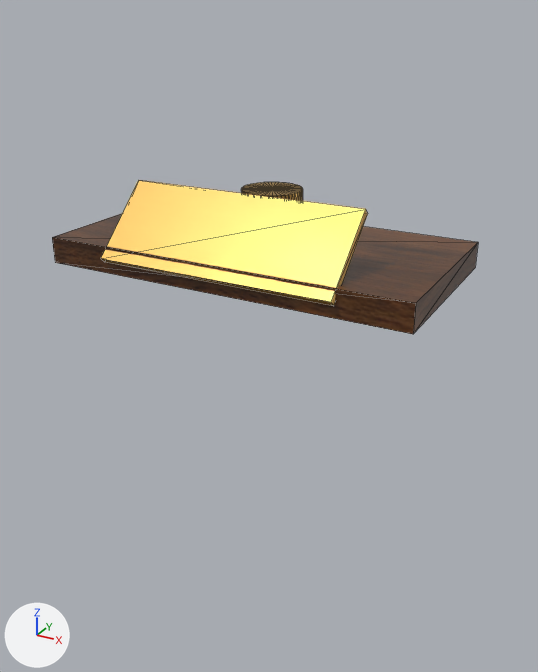
Two versions of the glTF model app/src/main/assets/models/selector.glb, one commit apart.
Before and after are seen from a 50 mm lens placed at (0.185, -0.336, 0.125), pointed at (-0.001, 0.004, -0.045). The lights are fixed; the arrows at lower left show +X, +Y and +Z. The first picture is the older version. Mesh edges are drawn as thin lines. Vertices at exactly the same position are counted once.

Script lines for the objects in view, before the commit:
```python
me_selector = bpy.data.meshes.new('selector')
me_selector.from_pydata(...)  # 168 vertices, 312 faces; spans x -0.1..0.1, y -0.059..0.045, z 0.0..0.042
# faces by material slot: [300, 12]
me_selector.materials.append(mat_brass)
me_selector.materials.append(mat_walnut)
ob_selector = bpy.data.objects.new('selector', me_selector)
ob_selector.location = (0.0, 0.0, 0.0)
```
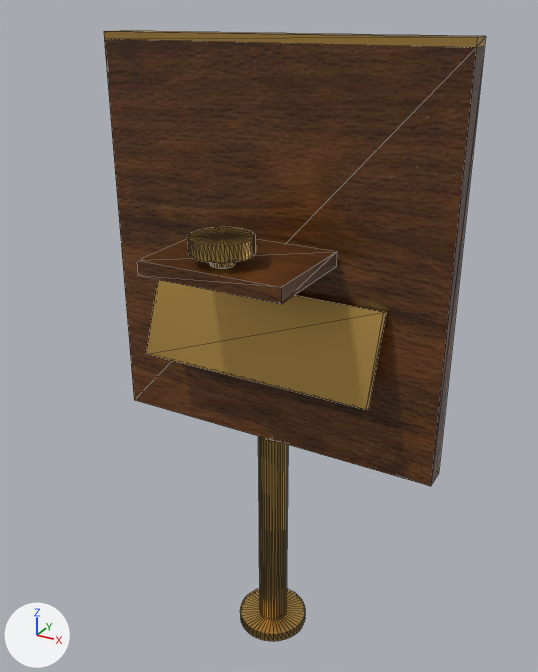
The change in detail:
me_selector is used by ob_selector; location (0.0, 0.0, 0.0).
me_selector had 168 vertices, 312 faces and spanned x -0.1..0.1, y -0.059..0.045, z 0.0..0.042.
me_selector now has 347 vertices, 656 faces and spans x -0.1..0.1, y -0.061..0.029, z -0.254..0.114.
me_selector part 1: the loose piece of 52 vertices spanning x -0.006..0.006, y -0.001..0.011, z 0.014..0.037 is scaled about its middle by (1, 1, 0.522), then moved by (0.0, -0.05, -0.008).
me_selector part 2: the loose piece of 100 vertices spanning x -0.016..0.016, y -0.011..0.021, z 0.031..0.039 is moved by (0.0, -0.05, -0.013).
me_selector part 3: the loose piece of 8 vertices spanning x -0.064..0.064, y -0.059..-0.022, z 0.006..0.042 is turned 26 degrees about the x axis through its middle and scaled by 1.07, then moved by (0.0, 0.029, -0.062).
me_selector part 4: a new loose piece, a box spanning x -0.04..0.04, y -0.06..0.0, z 0.004..0.012, in mat_walnut.
me_selector part 5: a new loose piece of 167 vertices spanning x -0.022..0.022, y -0.015..0.029, z -0.254..-0.11, in mat_brass.
me_selector part 6: the loose piece of 8 vertices spanning x -0.1..0.1, y -0.055..0.045, z 0.0..0.014 is deleted.
Part 7, on me_selector:
6 vertices are added at (-0.1, 0.0, 0.114), (-0.1, 0.014, 0.114), (-0.1, 0.014, 0.11), (-0.1, 0.0, 0.11), (-0.1, 0.014, -0.11), (-0.1, 0.0, -0.11).
6 new vertices lie (0.2, 0.0, 0.0) away from vertices in x -0.1, y 0.0..0.014, z -0.11..0.114.
12 new faces join them, mat_brass.
12 new faces join them, mat_walnut.

What differs and where, as boxes (x1, y1, x2, y2) in the pictures (538 x 672 px; the box of a moved part takes in the faces that stretch with it):
'selector', reshaped (10% narrower, 295% taller)
    before: (52, 180, 478, 334)
    after: (104, 30, 486, 641)
part 1 of me_selector, moved or reshaped (not visible before)
    after: (210, 262, 235, 268)
part 2 of me_selector, moved or reshaped
    before: (241, 182, 303, 201)
    after: (188, 227, 256, 263)
part 3 of me_selector, moved or reshaped
    before: (101, 180, 368, 306)
    after: (147, 280, 386, 410)
part 4 of me_selector, added (brown)
    after: (137, 238, 337, 304)
part 5 of me_selector, added (brown)
    after: (240, 436, 305, 641)
part 6 of me_selector, deleted (brown)
    before: (52, 213, 478, 334)
part 7 of me_selector, added (brown)
    after: (104, 30, 486, 486)
